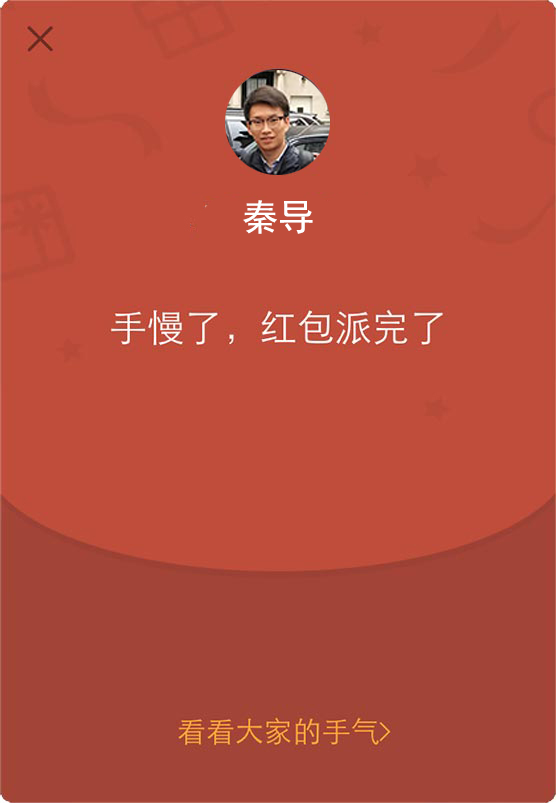
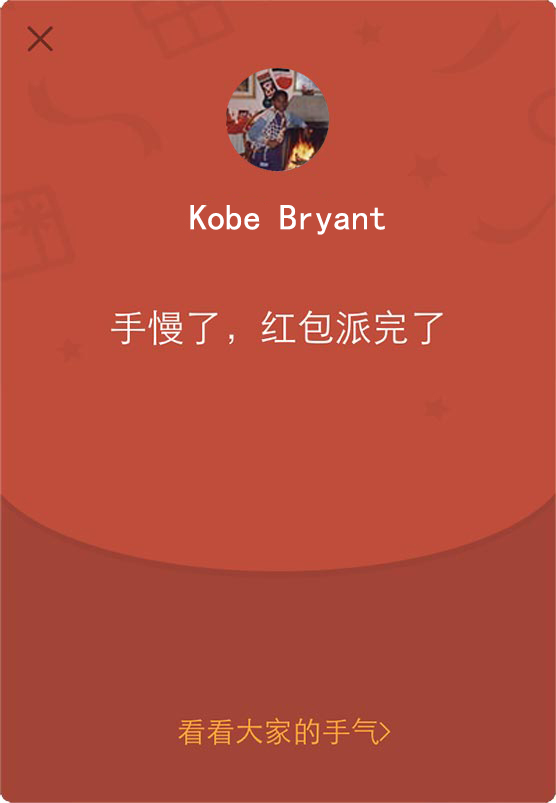
Layers edited between the first and the second 556px x 803px image:
added layer "图层 7" above "图层 6" over [226, 68, 329, 171]
renamed "秦导 副本" to "Kobe Bryant", painted on it over [190, 200, 385, 235]
removed layer "图层 1 副本" over [225, 70, 330, 175]
